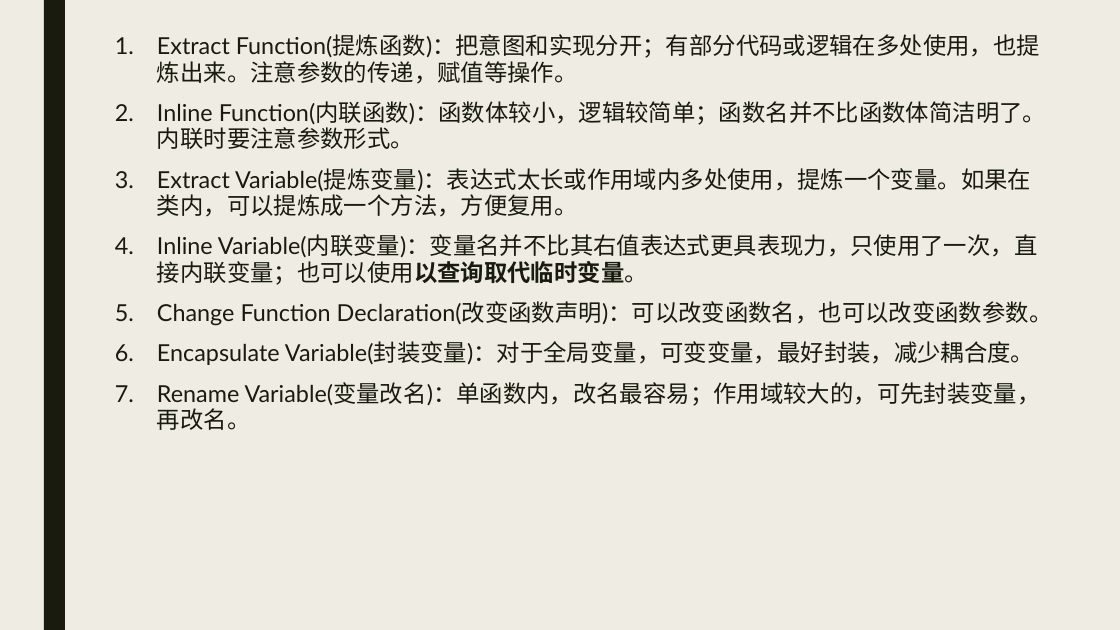
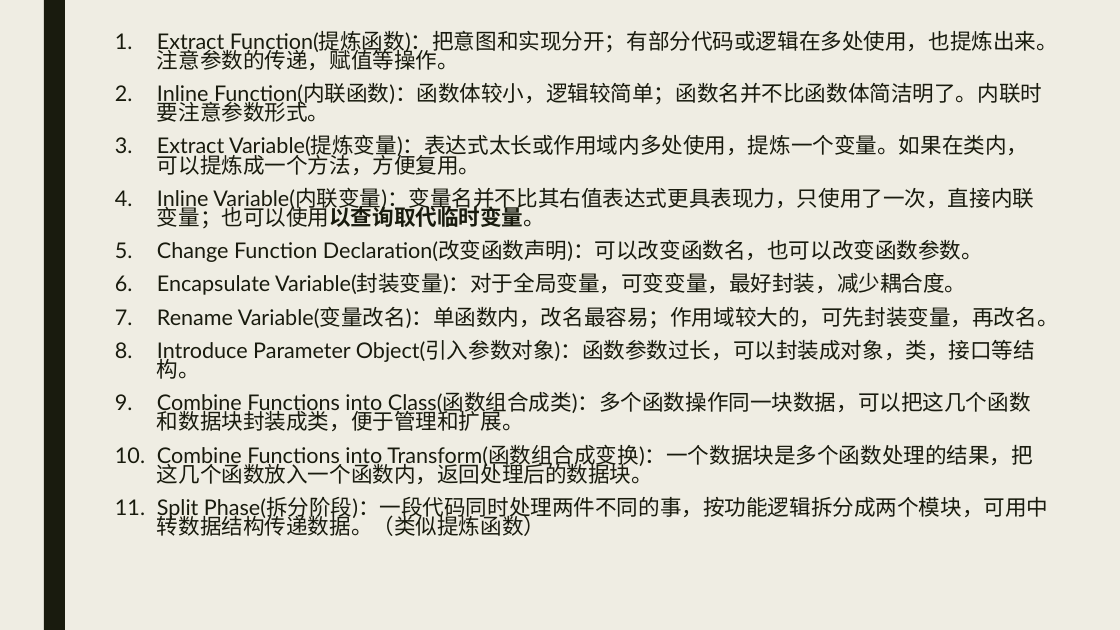
Before and after one commit to ZhengAu/CS_Study, a slide deck: slide 7 of Refactoring/Refactoring.pptx. Drawn at 1120x630 pixels with LibreOffice and Linux fonts; fonts in the diff are those of the drawing. Boxes give left, top, right and bottom in pixels: in the first picture for what was removed or moved away, otherwise in the second. Text is boxed around its words. In the diff, an @@ line names an element or a change of style, - is before the commit and + after.

Commit message:
refactor md

```diff
--- a/Refactoring/Refactoring.pptx
+++ b/Refactoring/Refactoring.pptx
@@ text at box(157, 31, 1059, 328): size 20 to 18.5 pt in "Extract Function(提炼函数)：把意图和实现分开；有部分代码或逻辑在多处使用，也提炼出来。注意参数的传递， ...", "Inline Function(内联函数)：函数体较小，逻辑较简单；函数名并不比函数体简洁明了。内联时要注意参数形式。", "Extract Variable(提炼变量)：表达式太长或作用域内多处使用，提炼一个变量。如果在类内，可以提炼成一个方法 ...", "Inline Variable(内联变量)：变量名并不比其右值表达式更具表现力，只使用了一次，直接内联变量；也可以使用以 ..." and 3 more places; line spacing 0.94 to 0.74 @@
@@ text at box(157, 340, 1048, 536): paragraphs added @@
+8. Introduce Parameter Object(引入参数对象)：函数参数过长，可以封装成对象，类，接口等结构。
+9. Combine Functions into Class(函数组合成类)：多个函数操作同一块数据，可以把这几个函数和数据块封装成类，便于管理和扩展。
+10. Combine Functions into Transform(函数组合成变换)：一个数据块是多个函数处理的结果，把这几个函数放入一个函数内，返回处理后的数据块。
+11. Split Phase(拆分阶段)：一段代码同时处理两件不同的事，按功能逻辑拆分成两个模块，可用中转数据结构传递数据。（类似提炼函数）
```
